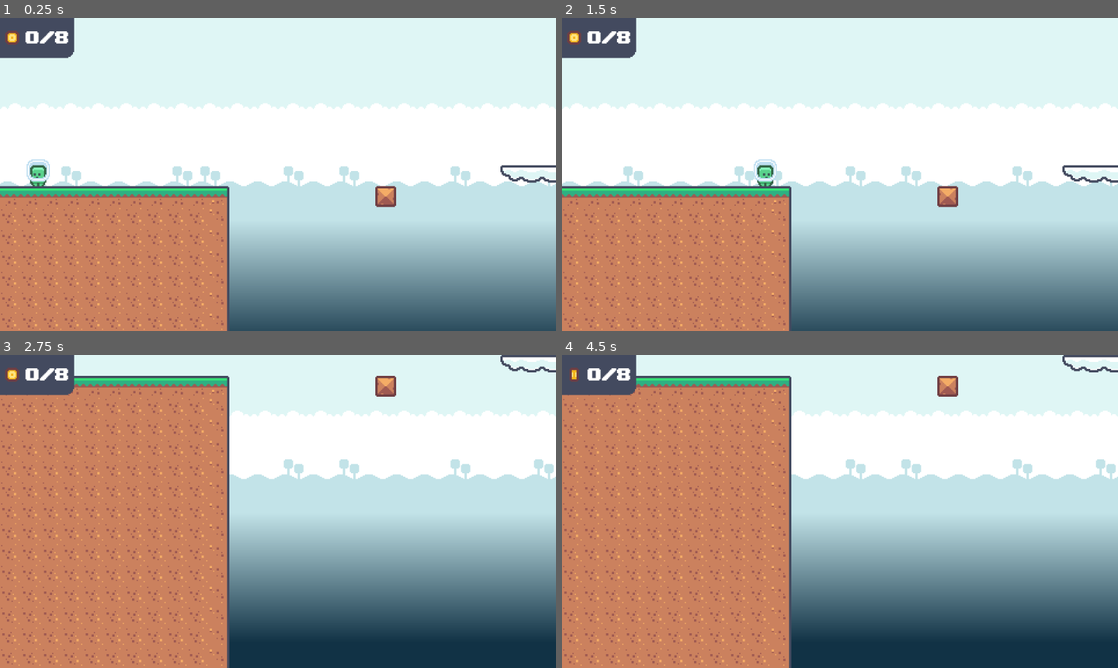
Above: before the commit, frames 1-4 (two rows, left to right).
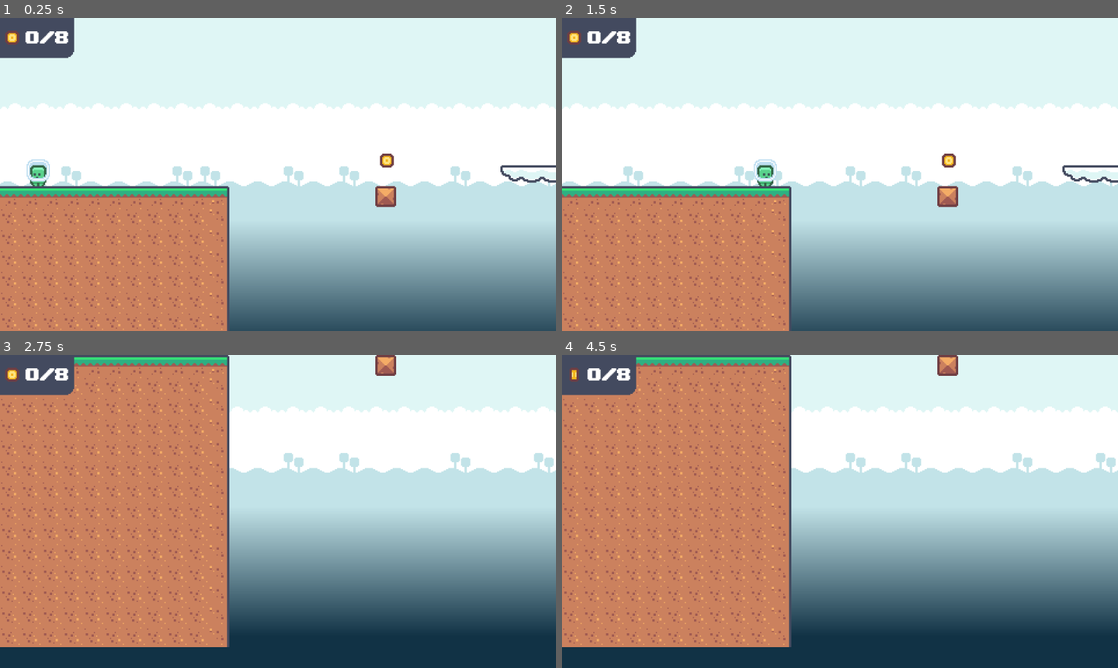
Above: after the commit, the same moments.

Repository: Aero48/N232-Project-2
Game: Godot game, scene res://levels/level_4.tscn
Same seed, same stepped clock (60 frames per second), same inputs: the game is played once before the commit and once after it. This scene is started directly instead of the project's main scene.
Inputs:
- Up to frame 1 (0.25 s): no input
- Up to frame 2 (1.5 s): hold Right (right) from 0.53 s (still down); tap Space (jump) at 0.77 s
- Up to frame 3 (2.75 s): tap Space (jump) at 1.52 s; release Right (right) at 2.03 s; hold Left (left) from 2.03 s (still down)
- Up to frame 4 (4.5 s): release Left (left) at 2.78 s; hold Right (right) 2.78-4.28 s; tap Space (jump) at 3.02, 3.77 s; tap Enter at 4.25 s; hold Left (left) from 4.28 s (still down)

The runs differ from the first frame. In frame 1, 0.1% of the frame differs, in the area x 68-71%, y 43-48%; in frame 2, 0.1%; in frame 3, 8.8%, in the area x 0-100%, y 0-100%; in frame 4, 8.8%.

Commit message:
changes to level 4

Diff:
--- a/levels/level_4.tscn
+++ b/levels/level_4.tscn
@@ -8,13 +8,14 @@
 [ext_resource type="PackedScene" uid="uid://cmwi7bg15vt7u" path="res://game_objects/enemy.tscn" id="6_4iyvo"]
 [ext_resource type="PackedScene" uid="uid://cqtr71ud1n7ca" path="res://game_objects/spring.tscn" id="7_y6fcp"]
 [ext_resource type="PackedScene" uid="uid://dxobti50tir4t" path="res://game_objects/grass_bg.tscn" id="8_67k6i"]
+[ext_resource type="PackedScene" uid="uid://bpgjxj01158r4" path="res://game_objects/coin.tscn" id="9_j5jdh"]
 
 [node name="Platformer" type="Node2D"]
 
 [node name="TileMap" type="TileMap" parent="."]
 tile_set = ExtResource("1_e67yl")
 format = 2
-layer_0/tile_data = PackedInt32Array(1376256, 131072, 1, 137 …(3430 unchanged characters)… , 1441801, 131072, 6, 2162697, 131072, 6)
+layer_0/tile_data = PackedInt32Array(1376256, 131072, 1, 137 …(3430 unchanged characters)… , 1441801, 131072, 6, 2162697, 131072, 6, 262185, 983040, 7, 262184, 917504, 7, 262183, 851968, 7, 786467, 983040, 7, 786466, 917504, 7, 786465, 917504, 7, 786464, 851968, 7, 786461, 1048576, 7, 589853, 524288, 2, 589854, 589824, 2, 589855, 589824, 2, 589856, 655360, 2, 524320, 983040, 5, 458784, 983040, 5, 393248, 983040, 5, 327712, 983040, 5, 262176, 983040, 5, 196640, 983040, 5, 131104, 983040, 5, 65568, 983040, 5, 32, 983040, 5, -65504, 983040, 5, 786458, 1048576, 7, 786455, 1048576, 7, 589852, 655360, 2, 589851, 589824, 2, 589850, 524288, 2, 589849, 655360, 2, 589848, 589824, 2, 589847, 589824, 2, 589846, 589824, 2, 589845, 524288, 2, 786452, 983040, 7, 786451, 917504, 7, 786450, 917504, 7, 786449, 917504, 7, 786448, 917504, 7, 786447, 851968, 7)
 
 [node name="Player" parent="." node_paths=PackedStringArray("tilemap") instance=ExtResource("2_hr60u")]
 position = Vector2(33, 358)
@@ -40,3 +41,12 @@
 position = Vector2(675, 333)
 
 [node name="GrassBg" parent="." instance=ExtResource("8_67k6i")]
+
+[node name="Coin" parent="." instance=ExtResource("9_j5jdh")]
+position = Vector2(334, 356)
+
+[node name="Coin2" parent="." instance=ExtResource("9_j5jdh")]
+position = Vector2(823, 280)
+
+[node name="Enemy2" parent="." instance=ExtResource("6_4iyvo")]
+position = Vector2(571, 345)
Not shown: 1 places in levels/level_4.tscn that only renumber resources
